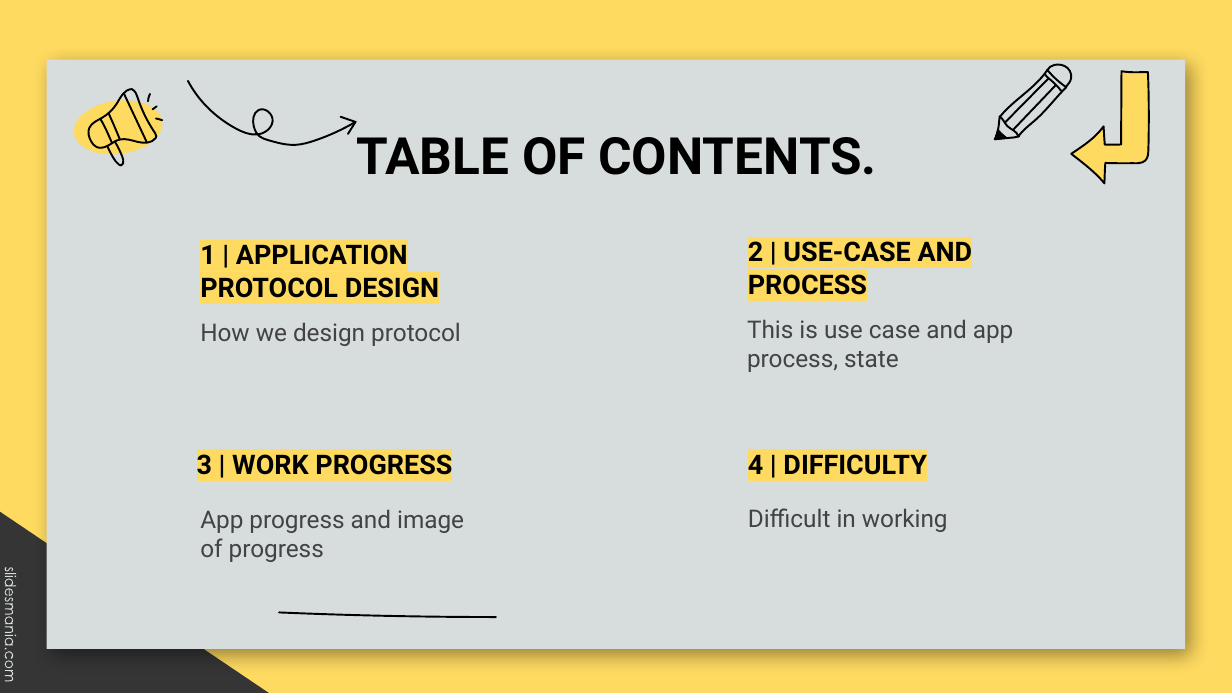
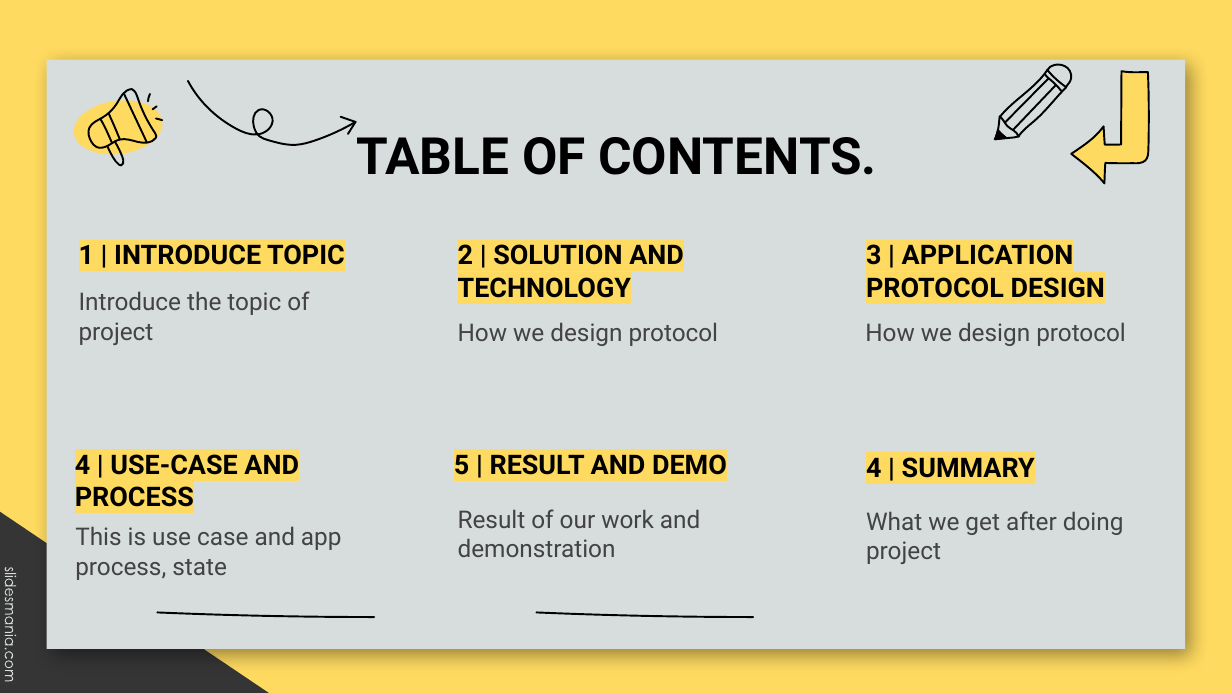
Before and after one commit to evmosss/Qt-DuoiHinhBatChu, a slide deck: slide 3 of report/report.pptx. Drawn at 1232x693 pixels with LibreOffice and Linux fonts; fonts in the diff are those of the drawing; background and template pictures are left out. Boxes give left, top, right and bottom in pixels: in the first picture for what was removed or moved away, otherwise in the second. Text is boxed around its words. In the diff, an @@ line names an element or a change of style, - is before the commit and + after.

```diff
--- a/report/report.pptx
+++ b/report/report.pptx
@@ title removed at [748, 236, 973, 295] @@
-2 | USE-CASE AND PROCESS
@@ text added at [79, 244, 345, 272], 21 pt, text #000000, bold @@
+1 | INTRODUCE TOPIC
@@ title added at [458, 244, 684, 298], 21 pt, text #000000, bold @@
+2 | SOLUTION AND TECHNOLOGY
@@ title at [866, 240, 1105, 298]: text changed @@
-1 | APPLICATION PROTOCOL DESIGN
+3 | APPLICATION PROTOCOL DESIGN
@@ text added at [79, 291, 309, 345], 19 pt, text #434343 @@
+Introduce the topic of project
@@ text "How we design protocol": place and size @@
-text "How we design protocol" at [200, 322, 461, 346]
+text "How we design protocol" at [458, 322, 719, 346]
@@ text added at [865, 322, 1126, 346], 19 pt, text #434343 @@
+How we design protocol
@@ text added at [75, 454, 299, 507], 21 pt, text #000000, bold @@
+4 | USE-CASE AND PROCESS
@@ title removed at [197, 454, 452, 475] @@
-3 | WORK PROGRESS
@@ title added at [454, 454, 727, 475], 21 pt, text #000000, bold @@
+5 | RESULT AND DEMO
@@ title at [866, 457, 1035, 478]: text changed @@
-4 | DIFFICULTY
+4 | SUMMARY
@@ text "This is use case and ...": place and size @@
-text "This is use case and ..." at [747, 319, 1014, 372]
+text "This is use case and ..." at [75, 526, 342, 580]
@@ text at [458, 509, 700, 557]: text changed @@
-App progress and image of progress
+Result of our work and demonstration
@@ text at [866, 511, 1124, 564]: text changed @@
-Difficult in working
+What we get after doing project
@@ freeform shape added at [157, 613, 374, 617], outline #000000 1.5 pt @@
@@ freeform shape: place and size @@
-freeform shape at [279, 613, 496, 617]
+freeform shape at [537, 613, 754, 617]
```
Also in this commit, not shown: 14 other slides changed, 8 slides added, 10 slides removed, 7 other files.
